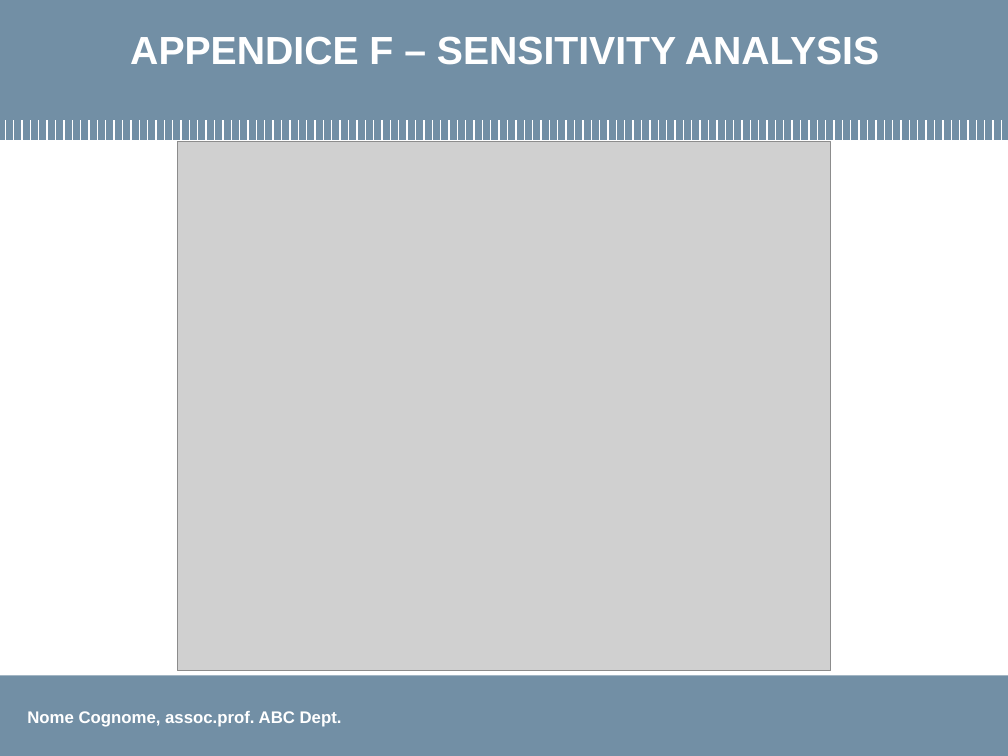
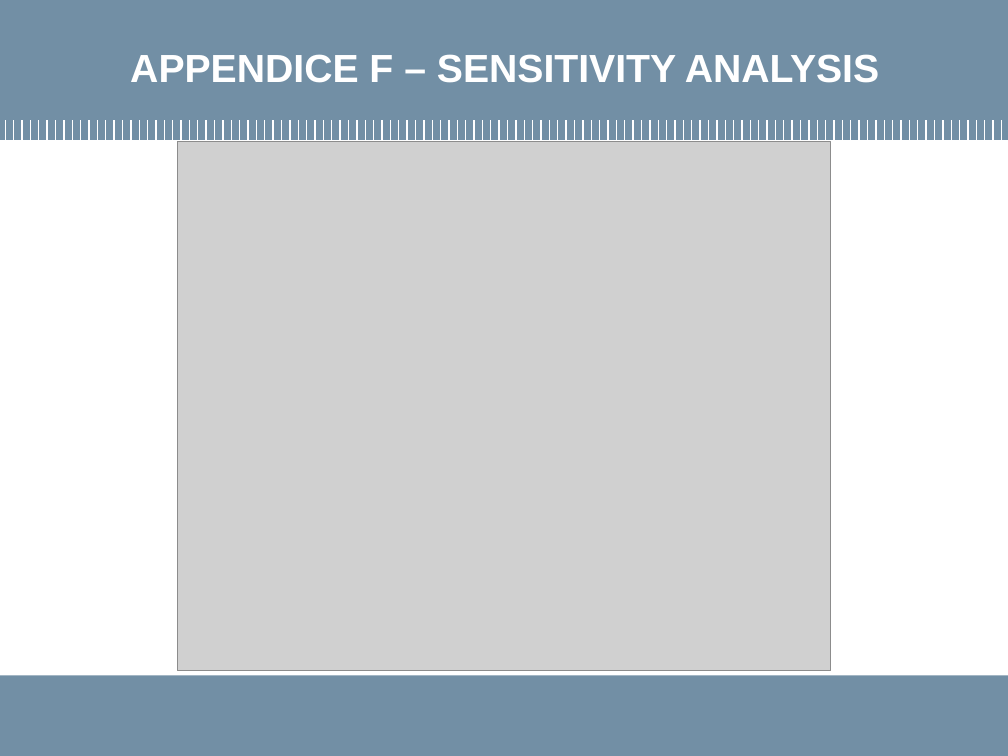
Before and after one commit to LorenzoMazzocco/Progetto-di-laurea-RELAP5, a slide deck: slide 31 of Presentazione.pptx (slide 30 before the commit). Drawn at 1008x756 pixels with LibreOffice and Linux fonts; fonts in the diff are those of the drawing; grey boxes stand for pictures; background and template pictures are left out. Boxes give left, top, right and bottom in pixels: in the first picture for what was removed or moved away, otherwise in the second. Text is boxed around its words. In the diff, an @@ line names an element or a change of style, - is before the commit and + after.

```diff
--- a/Presentazione.pptx
+++ b/Presentazione.pptx
@@ title "APPENDICE F – SENSITIVITY ANALYSIS" at (130, 54, 879, 83): vertical alignment top to middle @@
@@ rectangle added at (17, 695, 376, 746), fill #728FA5 @@
```
Also in this commit, not shown: 10 other slides changed, 4 slides added, 3 slides removed, 5 other files.
